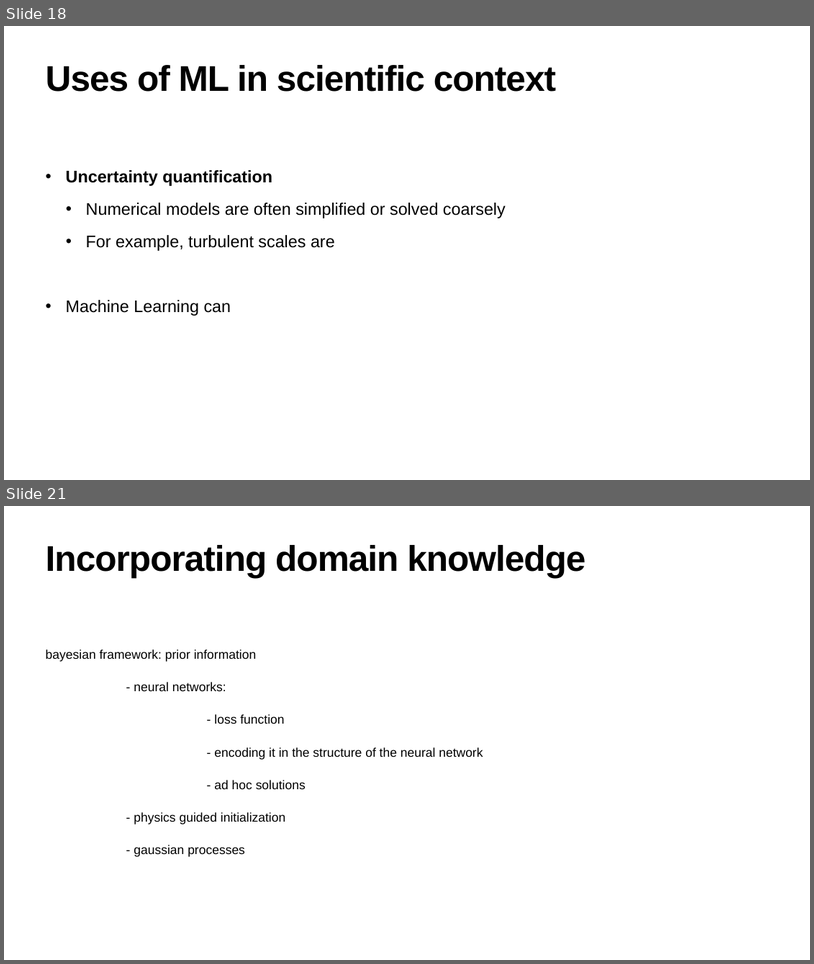
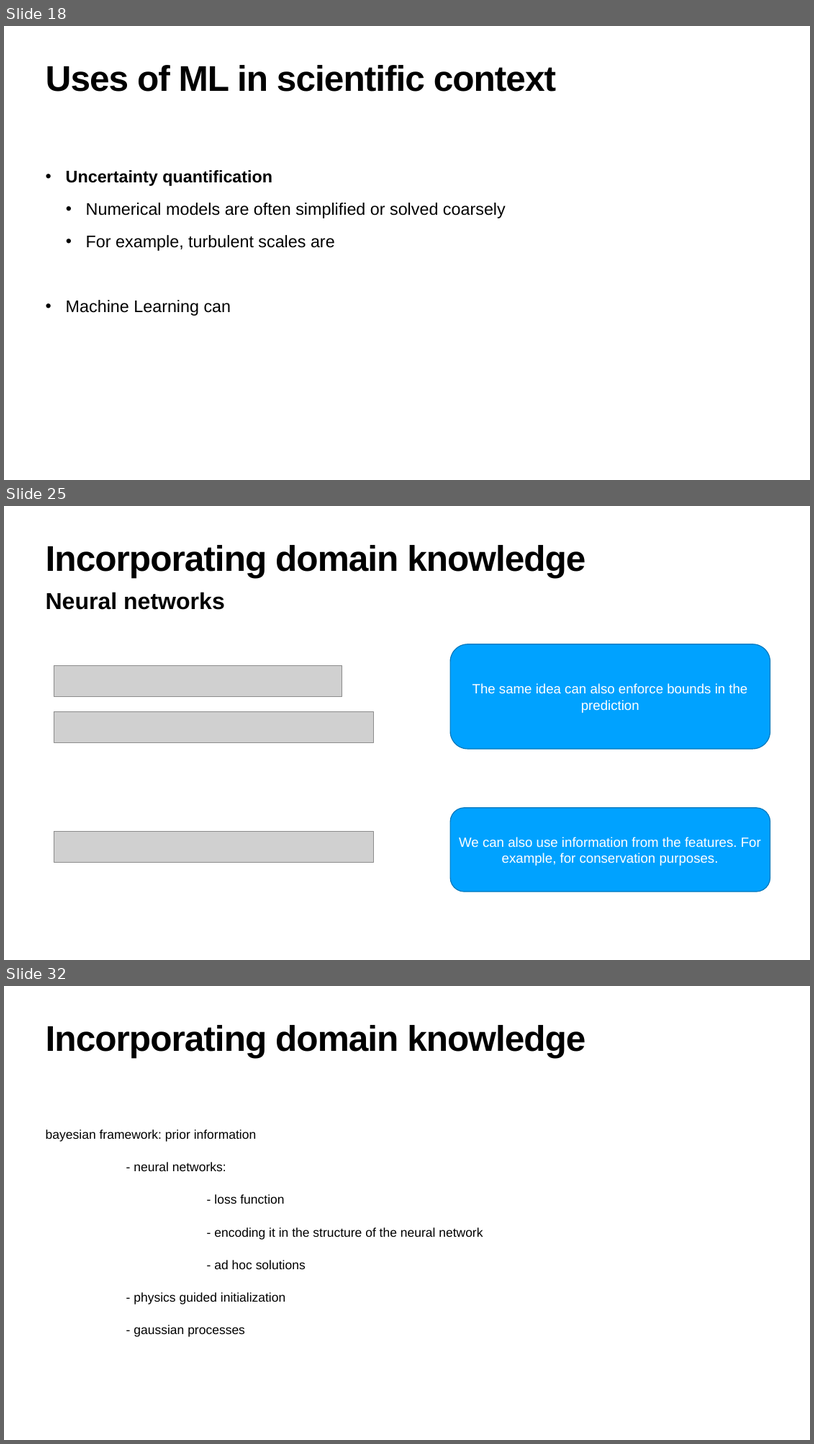
Before and after one commit to hanveiga/amld-2021-repML, a slide deck: slides/workshop skeleton.pptx. Shown one above the other, each under a label of ours: slides 18 and 21 before the commit, slides 18, 25 and 32 after it; the slides between them are not shown. The pictures are 814x964 and 814x1444 pixels, drawn with LibreOffice and Linux fonts; fonts in the diff are those of the drawing; grey boxes stand for pictures. Boxes give left, top, right and bottom in pixels: in the first picture for what was removed or moved away, otherwise in the second. Text is boxed around its words. In the diff, an @@ line names an element or a change of style, - is before the commit and + after.

```diff
--- a/slides/workshop skeleton.pptx
+++ b/slides/workshop skeleton.pptx
@@ slide 25 added at <box>4,506,810,960</box>, background #FFFFFF @@
@@ title added at <box>46,545,586,577</box>, 85 pt, text #000000, bold @@
+Incorporating domain knowledge
@@ text added at <box>46,592,225,610</box>, 55 pt, text #000000, bold @@
+Neural networks
@@ rounded rectangle added at <box>450,644,771,749</box>, fill #00A2FF, outline #0078BD 2 pt, 32 pt, text #FFFFFF @@
+The same idea can also enforce bounds in the prediction
@@ picture added at <box>54,665,342,696</box> @@
@@ picture added at <box>54,712,373,742</box> @@
@@ rounded rectangle added at <box>450,808,771,891</box>, fill #00A2FF, outline #0078BD 2 pt, 32 pt, text #FFFFFF @@
+We can also use information from the features. For example, for conservation purposes.
@@ picture added at <box>54,831,373,862</box> @@
@@ what was slide 21 is now slide 32 @@
```
Also in this commit, not shown: 2 slides changed, 10 other slides added.
